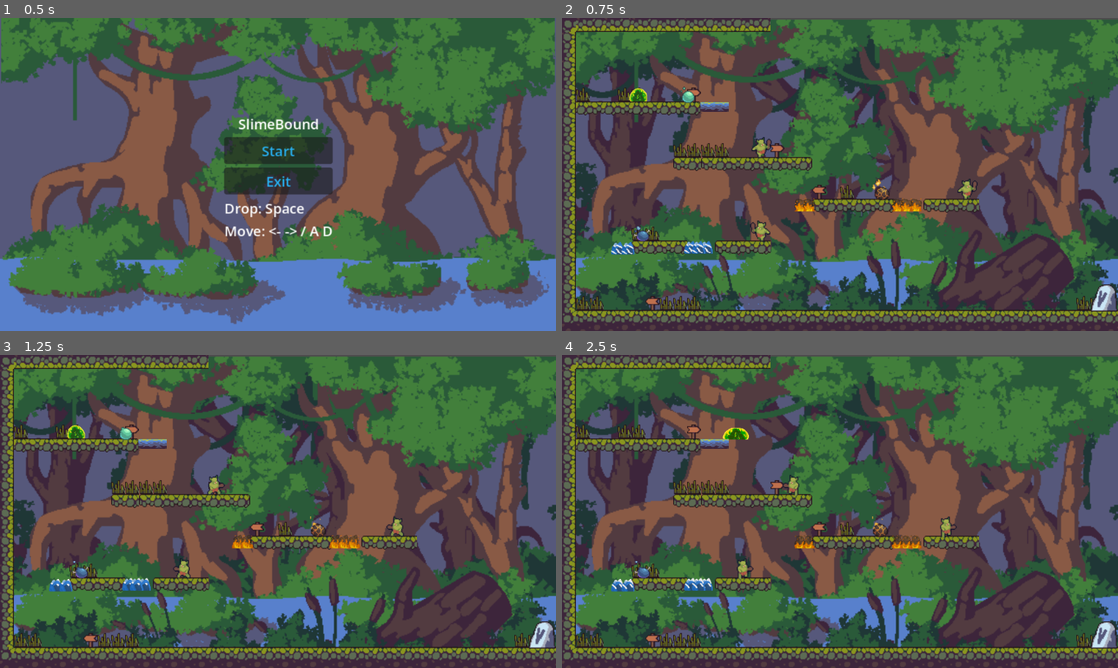
Above: before the commit, frames 1-4 (two rows, left to right).
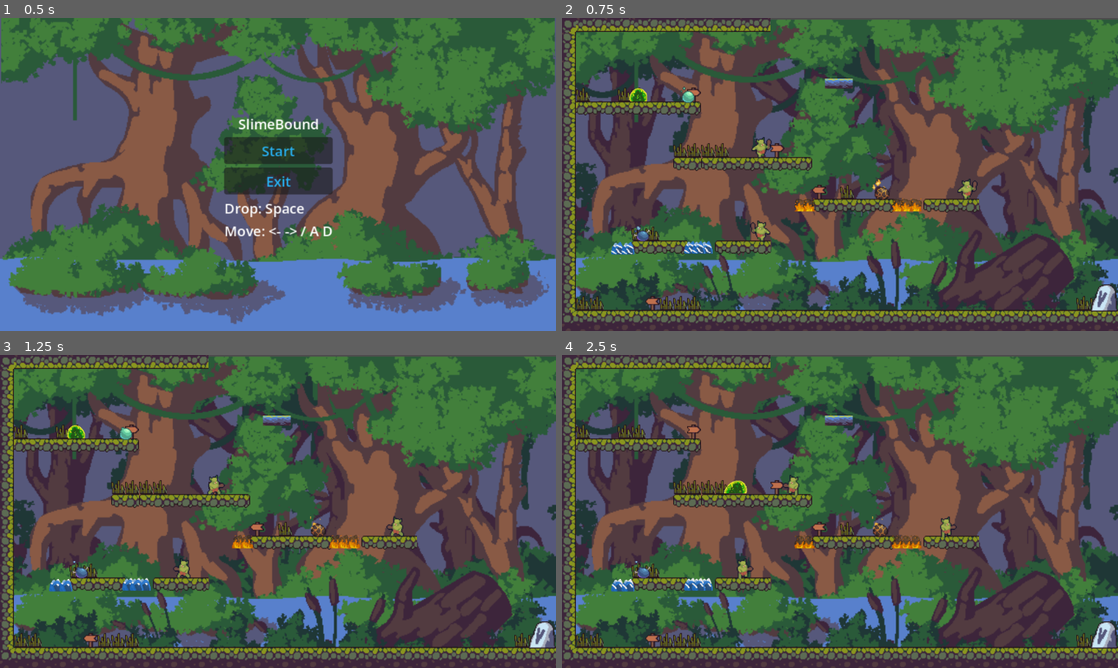
Above: after the commit, the same moments.

Repository: twilight-tech663/TDDD23_game_design
Game: Godot game, scene res://scenes/main.tscn
Two runs of this game, one before a commit and one after it. Both use one fixed random seed, a clock stepped at 60 frames per second and the inputs below.
Inputs:
- Up to frame 1 (0.5 s): no input
- Up to frame 2 (0.75 s): click "Start" at 0.5 s
- Up to frame 3 (1.25 s): no input
- Up to frame 4 (2.5 s): hold D (move_right) from 1.28 s (still down); tap Space (drop) at 1.35, 2.1 s

Frame 1 is identical in both runs. In frame 2, 0.3% of the frame differs, in the area x 24-53%, y 19-30%; in frame 3, 0.3%; in frame 4, 0.6%, in the area x 24-53%, y 19-45%.

Commit message:
fix collision issues

Diff:
--- a/scenes/enemy/goblin/goblin.gd
+++ b/scenes/enemy/goblin/goblin.gd
@@ -29,6 +29,11 @@
 	if is_dead:
 		return
 
+	for body in $Area2D.get_overlapping_bodies():
+		if body != self and body.has_method("take_damage"):
+			attack_blocked_target = body as Node2D
+	$FSM.change_state(0)
+
 	is_frozen = true
 	freeze_time_left = max(freeze_time_left, duration)
 	velocity = Vector2.ZERO
@@ -47,6 +52,8 @@
 			blocked_target_is_inside = true
 			continue
 		if body != self and body.has_method("take_damage"):
+			if body is Player and body.current_slime_type == Player.slime_type.RED:
+				continue
 			return body as Node2D
 	if not blocked_target_is_inside:
 		attack_blocked_target = null
--- a/scenes/map/game_map/map.tscn
+++ b/scenes/map/game_map/map.tscn
@@ -945,7 +945,7 @@
 position = Vector2(227, 245)
 
 [node name="WeightPlatform" parent="." unique_id=88536019 instance=ExtResource("45_platform")]
-position = Vector2(176, 102)
+position = Vector2(319, 75)
 
 [connection signal="death" from="Player" to="." method="_on_player_death"]
 [connection signal="victory" from="Door" to="." method="_on_door_victory"]
--- a/scenes/slimes/red_slime/red_slime.tscn
+++ b/scenes/slimes/red_slime/red_slime.tscn
@@ -162,7 +162,7 @@
 "duration": 1.0,
 "texture": SubResource("AtlasTexture_6g1gb")
 }],
-"loop": 1,
+"loop": 0,
 "name": &"dead",
 "speed": 5.0
 }, {
--- a/scenes/slimes/white_slime/white_slime.tscn
+++ b/scenes/slimes/white_slime/white_slime.tscn
@@ -162,7 +162,7 @@
 "duration": 1.0,
 "texture": SubResource("AtlasTexture_fomk7")
 }],
-"loop": 1,
+"loop": 0,
 "name": &"dead",
 "speed": 3.0
 }, {
